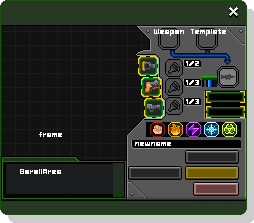
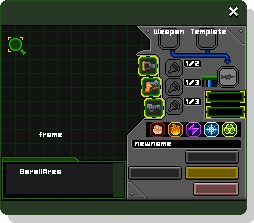
Revision of a layered w=254, h=223 image; what changed, layer by layer:
added layer "btnZoom" above "btnDebug" over [8, 37, 26, 55]
